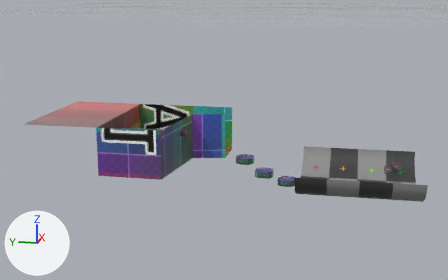
An edit to the glTF model warehouse.glb, drawn before and after from the same camera.
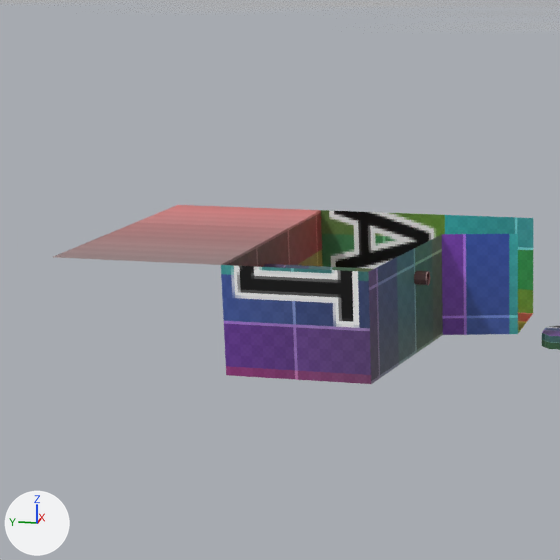
There are two pictures of each version: one whole from a 50 mm lens placed at (-190.6, -63.1, 55.8), pointed at (7.6, -23.5, 6.2), one close up on the part from 0% to 54% of the width and 4% to 91% of the height. The axes (+X, +Y, +Z) are drawn at lower left. The lights are the same throughout. Where no turn or scale is listed for an object, it has been applied to the vertices. Vertices at the same position are counted once.
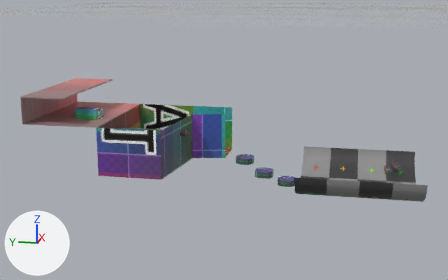
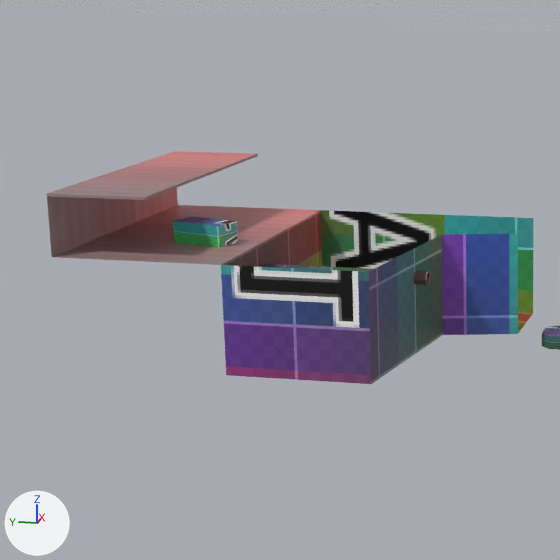
Location of each change, (x1, y1, x2, y2) in pixels of the close-ups (560 x 560 px):
```json
{"object": "Cube", "change": "reshaped", "before": [53, 205, 533, 384], "after": [47, 151, 533, 384], "on screen": "30% taller"}
{"object": "Cube.014", "change": "added", "after": [173, 216, 238, 248]}
{"part": 1, "of": "me_cube", "change": "built on", "before": [53, 205, 323, 267], "after": [47, 151, 323, 267]}
```

Edits to the scene script, one JSON object a line:
```json
{"block": "me_cube", "where": "# used by ob_cube; location = (0.0, 0.0, 0.0)"}
{"op": "remove", "block": "me_cube", "code": "me_cube.from_pydata(...)  # 24 vertices, 34 faces; spans x -20.0..23.1, y -23.9..34.0, z 0.0..15.0"}
{"op": "add", "block": "me_cube", "code": "me_cube.from_pydata(...)  # 30 vertices, 45 faces; spans x -20.0..23.1, y -23.9..34.0, z 0.0..23.6"}
{"block": "me_cube", "change": "me_cube part 1"}
{"block": "me_cube", "change": "2 vertices are removed from x 7.7, y 10.0..34.0, z 15.0"}
{"block": "me_cube", "change": "8 faces are deleted"}
{"block": "me_cube", "change": "8 vertices are added at x -20.0..20.0, y 20.1..34.0, z 23.2..23.6"}
{"block": "me_cube", "change": "19 new faces join them"}
{"op": "add", "block": "me_cube_015", "code": ["me_cube_015 = bpy.data.meshes.new('Cube.015')", "me_cube_015.from_pydata(...)  # 8 vertices, 12 faces; spans x -3.07..3.07, y -4.41..4.41, z 0.0..3.0", "me_cube_015.materials.append(mat_material)  # picture img_untitled"]}
{"op": "add", "block": "ob_cube_014", "code": ["ob_cube_014 = bpy.data.objects.new('Cube.014', me_cube_015)", "ob_cube_014.location = (-6.7, 17.7, 15.0)"]}
```
